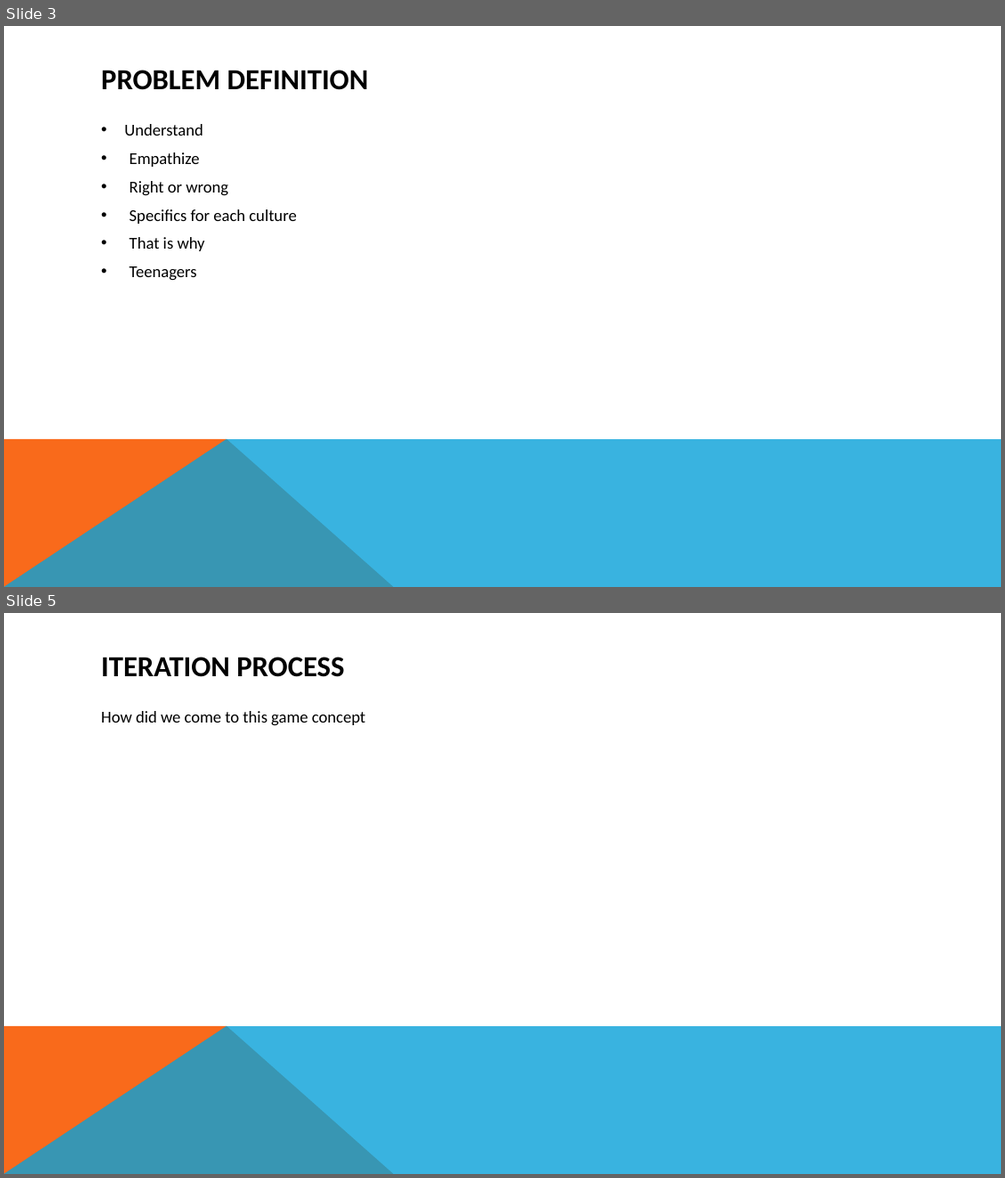
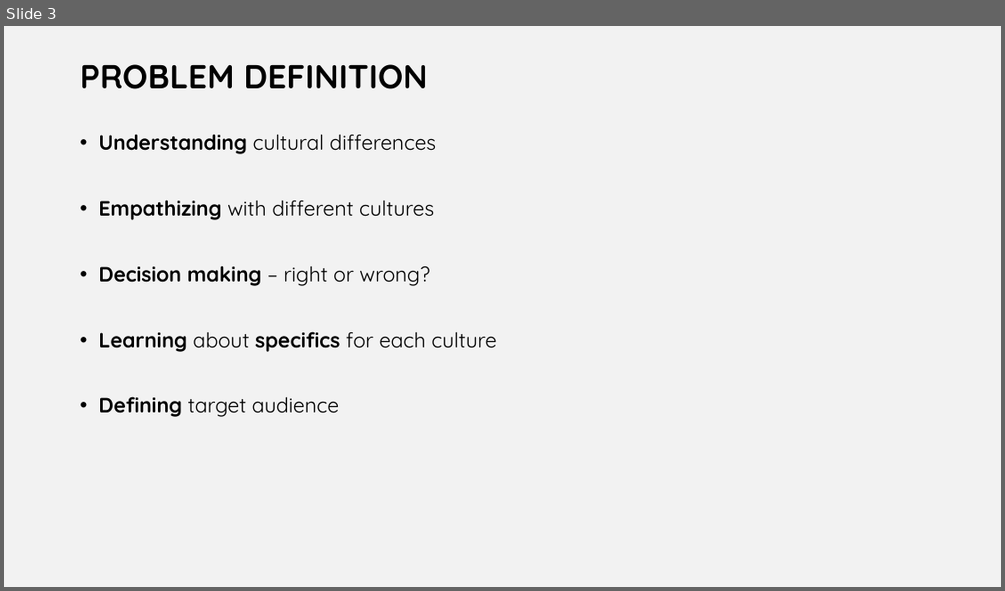
Before and after one commit to legendely/project_group_theme1.1-2015-16-, a slide deck: game-concept.pptx. Shown one above the other, each under a label of ours: slides 3 and 5 before the commit, slide 3 after it; the slides between them are not shown. The pictures are 1005x1178 and 1005x591 pixels, drawn with LibreOffice and Linux fonts; fonts in the diff are those of the drawing. Boxes give left, top, right and bottom in pixels: in the first picture for what was removed or moved away, otherwise in the second. Text is boxed around its words. In the diff, an @@ line names an element or a change of style, - is before the commit and + after.

```diff
--- a/game-concept.pptx
+++ b/game-concept.pptx
@@ slide 5 removed at box(4, 613, 1001, 1174), background #FFFFFF; not listed: 2 template elements that a slide beside it also shows @@
@@ title removed at box(101, 657, 344, 677) @@
-ITERATION PROCESS
@@ text removed at box(101, 711, 365, 726) @@
-How did we come to this game concept
@@ slide 3 changed as well @@
@@ background #FFFFFF to #F2F2F2 @@
@@ title "PROBLEM DEFINITION": place and size @@
-title "PROBLEM DEFINITION" at box(101, 70, 369, 90)
+title "PROBLEM DEFINITION" at box(80, 64, 427, 89)
@@ title "PROBLEM DEFINITION" at box(80, 64, 427, 89): size 28 to 32 pt, font Calibri to Quicksand; line spacing 1 to 0.9; vertical alignment middle to top @@
@@ text at box(98, 134, 496, 417): text changed; size 16 to 20 pt; font Calibri to Quicksand @@
-• Understand
-• Empathize
-• Right or wrong
-• Specifics for each culture
-• That is why
-• Teenagers
+• Understanding cultural differences
+• Empathizing with different cultures
+• Decision making – right or wrong?
+• Learning about specifics for each culture
+• Defining target audience
@@ freeform shape removed at box(4, 439, 394, 587) @@
@@ freeform shape removed at box(4, 439, 1001, 587) @@
```
Also in this commit, not shown: 4 other slides changed, 6 slides added, 2 other slides removed, 2 other files.
